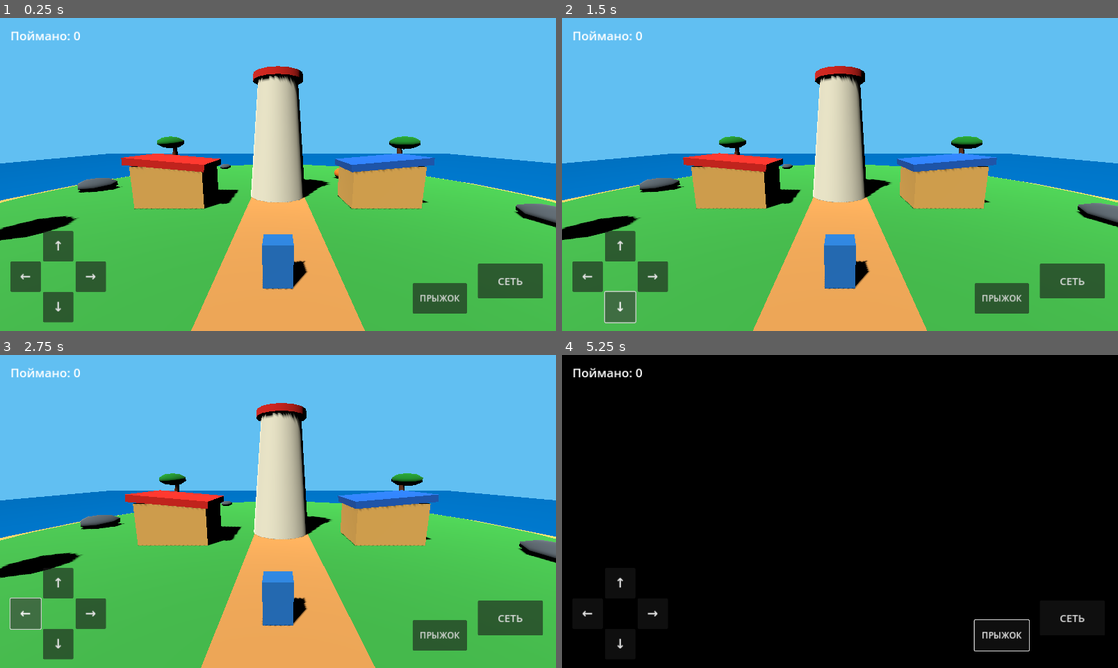
Above: before the commit, frames 1-4 (two rows, left to right).
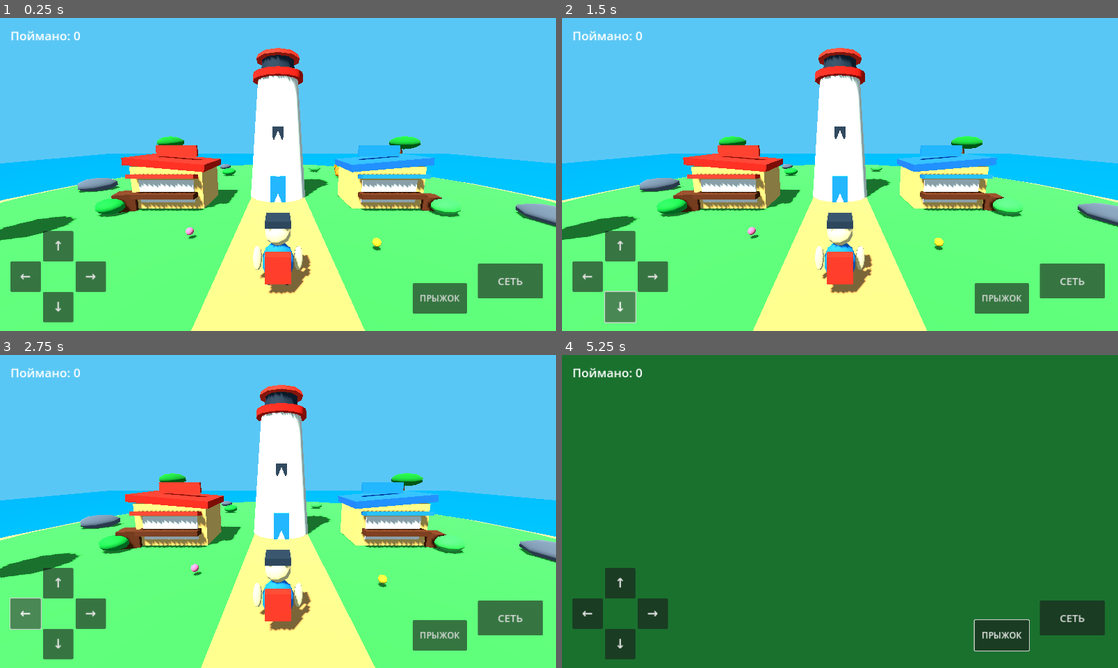
Above: after the commit, the same moments.

Repository: ksotik22/Catch-a-Mutant
Game: Godot game, scene res://scenes/main.tscn
Two runs of this game, one before a commit and one after it. Both use one fixed random seed, a clock stepped at 60 frames per second and the inputs below.
Inputs (mouse positions are in pixels of both pictures, inside the frame that each line leads up to):
- Up to frame 1 (0.25 s): no input
- Up to frame 2 (1.5 s): click "↑" at 0.5 s; click "↓" at 1.25 s
- Up to frame 3 (2.75 s): click "←" at 2 s
- Up to frame 4 (5.25 s): click "→" at 2.75 s; click "СЕТЬ" at 3.5 s; click "ПРЫЖОК" at 4.25 s; move the mouse to (867, 511) at 5.02 s; hold W from 5.03 s (still down); click (867, 511) at 5.17 s

The runs differ from the first frame. In frame 1, 59% of the frame differs, in the area x 0-100%, y 9-100%; in frame 2, 59%; in frame 3, 59%; in frame 4, 100%, in the area x 0-100%, y 0-100%.

Commit message:
Fix visual upgrade initialization timing

Diff:
--- a/scripts/player.gd
+++ b/scripts/player.gd
@@ -13,6 +13,9 @@
 func _ready() -> void:
     if not DisplayServer.is_touchscreen_available():
         Input.mouse_mode = Input.MOUSE_MODE_CAPTURED
+    call_deferred("_install_visual_upgrade")
+
+func _install_visual_upgrade() -> void:
     var visual_upgrade = preload("res://scripts/visual_upgrade.gd").new()
     get_tree().current_scene.add_child(visual_upgrade)
 
